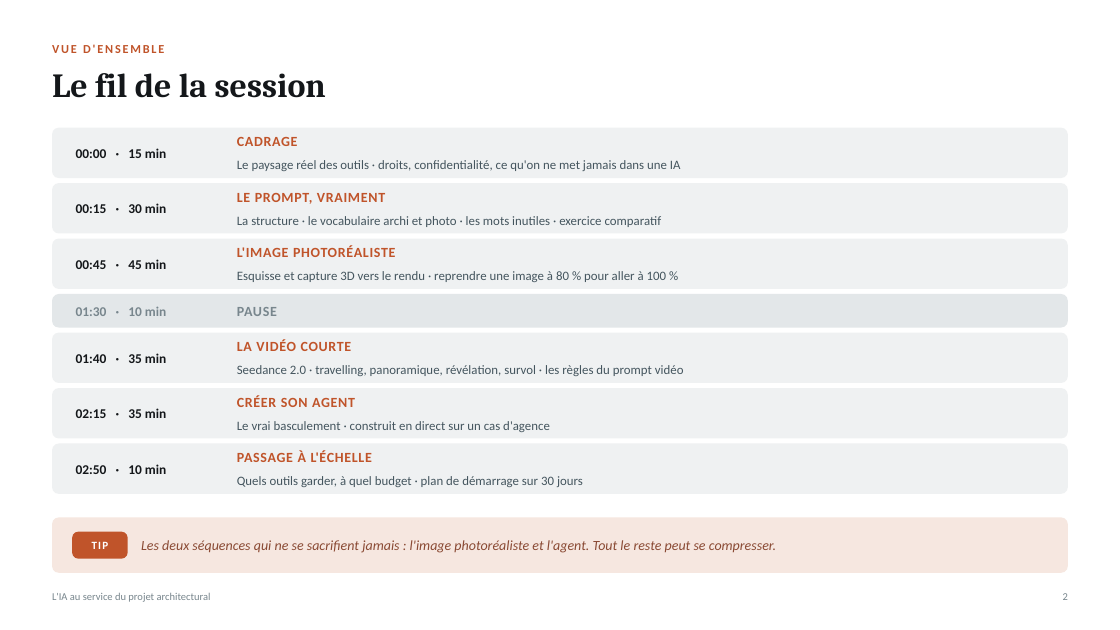
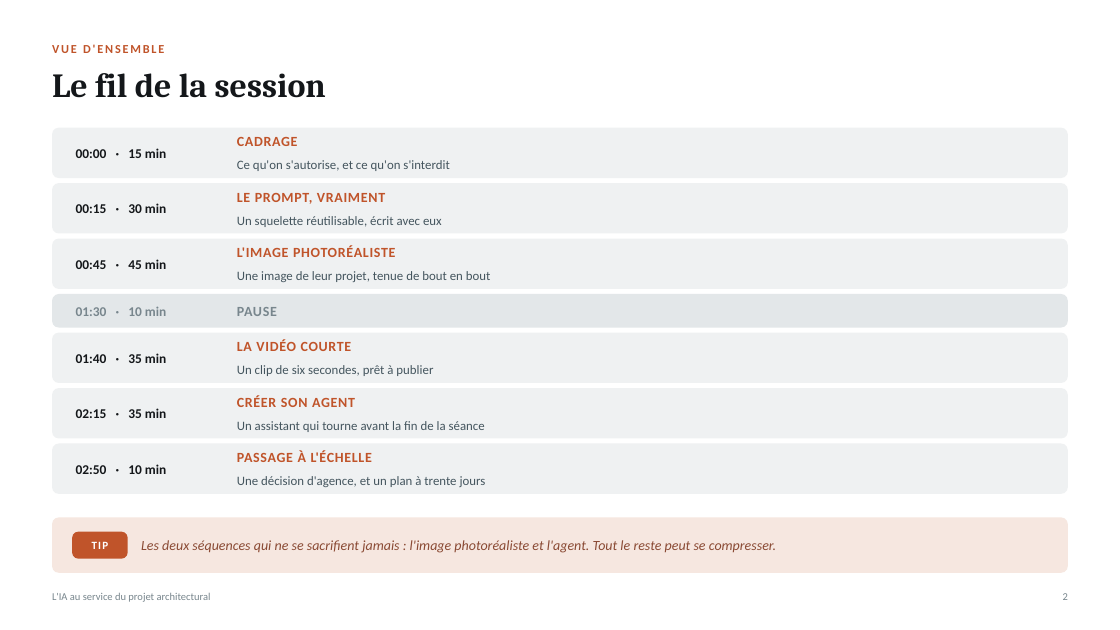
Before and after one commit to ancaagency/page-de-vente-Alba, a slide deck: slide 2 of formation-ia-architectes/formation-ia-architectes.pptx. Drawn at 1120x630 pixels with LibreOffice and Linux fonts; fonts in the diff are those of the drawing. Boxes give left, top, right and bottom in pixels: in the first picture for what was removed or moved away, otherwise in the second. Text is boxed around its words. In the diff, an @@ line names an element or a change of style, - is before the commit and + after.

```diff
--- a/formation-ia-architectes/formation-ia-architectes.pptx
+++ b/formation-ia-architectes/formation-ia-architectes.pptx
@@ text at (237, 160, 449, 171): text changed @@
-Le paysage réel des outils · droits, confidentialité, ce qu'on ne met jamais dans une IA
+Ce qu'on s'autorise, et ce qu'on s'interdit
@@ text at (237, 216, 442, 227): text changed @@
-La structure · le vocabulaire archi et photo · les mots inutiles · exercice comparatif
+Un squelette réutilisable, écrit avec eux
@@ text at (237, 271, 491, 282): text changed @@
-Esquisse et capture 3D vers le rendu · reprendre une image à 80 % pour aller à 100 %
+Une image de leur projet, tenue de bout en bout
@@ text at (237, 365, 433, 376): text changed @@
-Seedance 2.0 · travelling, panoramique, révélation, survol · les règles du prompt vidéo
+Un clip de six secondes, prêt à publier
@@ text at (237, 421, 485, 432): text changed @@
-Le vrai basculement · construit en direct sur un cas d'agence
+Un assistant qui tourne avant la fin de la séance
@@ text at (237, 476, 486, 487): text changed @@
-Quels outils garder, à quel budget · plan de démarrage sur 30 jours
+Une décision d'agence, et un plan à trente jours
```
Also in this commit, not shown: 25 other slides changed, 1 slide added, 3 other files.
